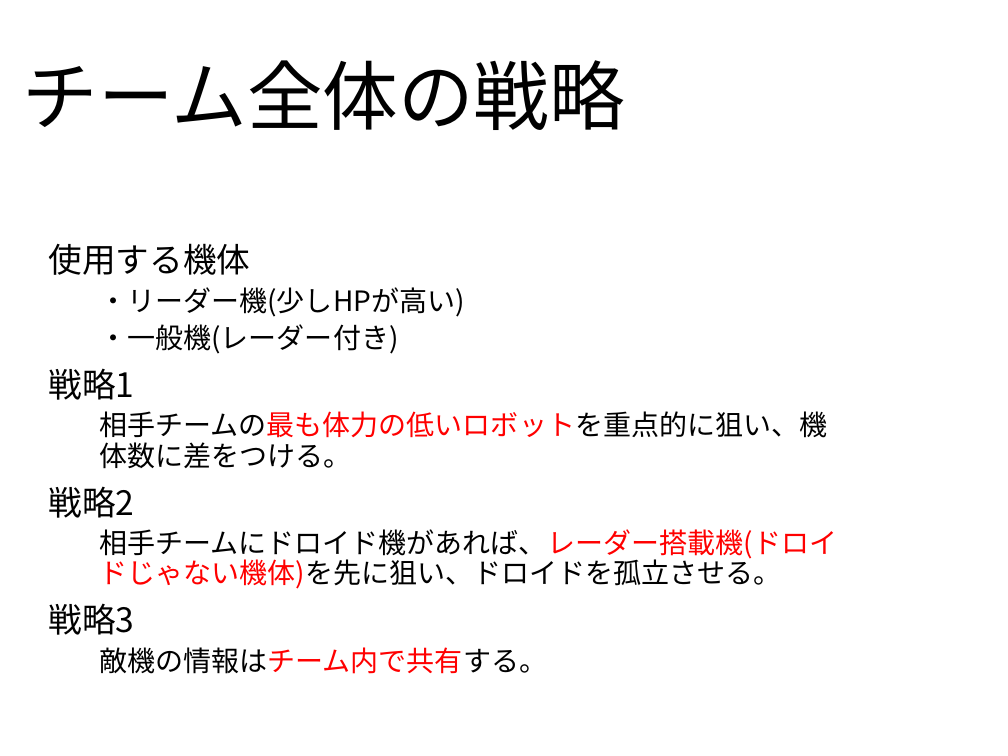
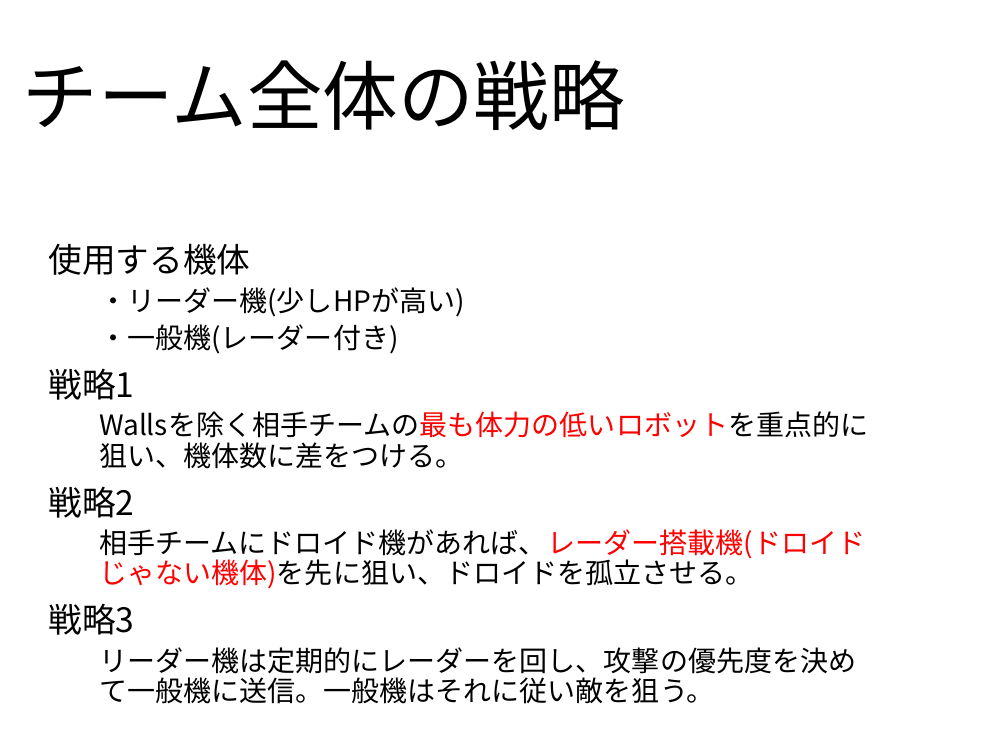
Before and after one commit to PBLB2015group06/TankSim, a slide deck: slide 2 of 期末スライド.pptx. Drawn at 1008x756 pixels with LibreOffice and Linux fonts; fonts in the diff are those of the drawing; background and template pictures are left out. Boxes give left, top, right and bottom in pixels: in the first picture for what was removed or moved away, otherwise in the second. Text is boxed around its words. In the diff, an @@ line names an element or a change of style, - is before the commit and + after.

```diff
--- a/期末スライド.pptx
+++ b/期末スライド.pptx
@@ subtitle at (99, 442, 464, 469): text changed @@
-  相手チームの最も体力の低いロボットを重点的に狙い、機体数に差をつける。
+  Wallsを除く相手チームの最も体力の低いロボットを重点的に狙い、機体数に差をつける。
@@ subtitle at (99, 647, 856, 704): text changed @@
-  敵機の情報はチーム内で共有する。
+  リーダー機は定期的にレーダーを回し、攻撃の優先度を決めて一般機に送信。一般機はそれに従い敵を狙う。
```
Also in this commit, not shown: 5 other slides changed, 2 slides added, 3 slides removed.
